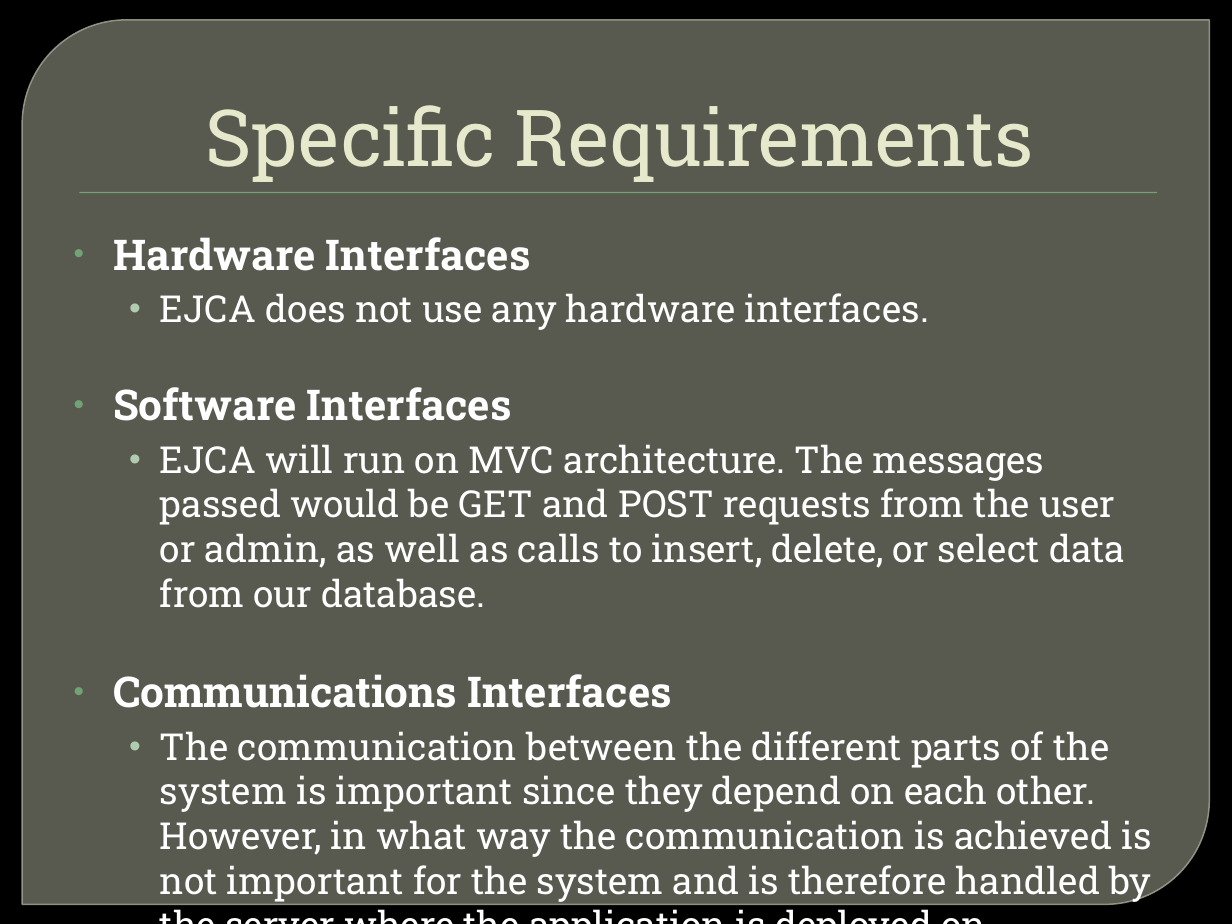
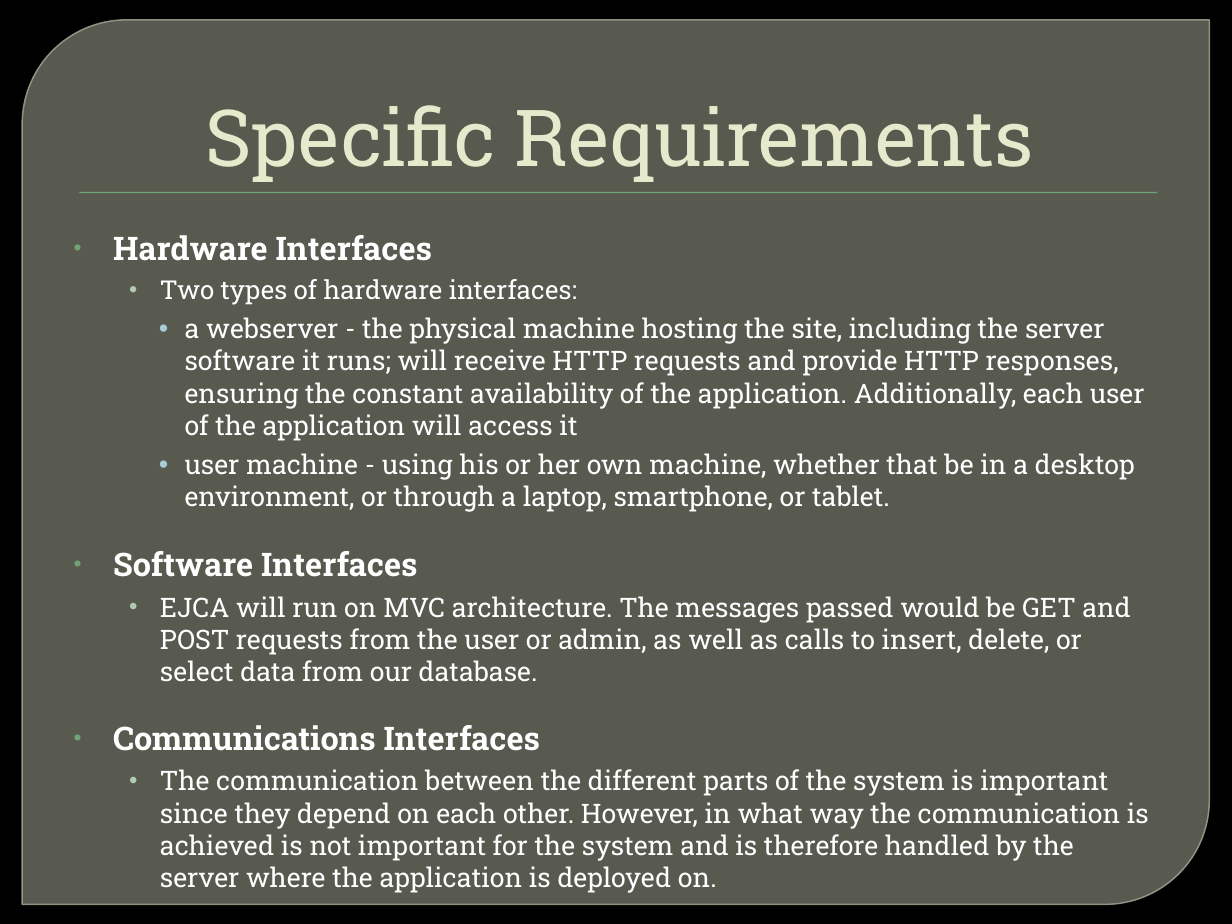
Before and after one commit to WesleyTrescott/MVC-Capstone, a slide deck: slide 12 of Requirements Specification/Requirement Specification Presentation.pptx. Drawn at 1232x924 pixels with LibreOffice and Linux fonts; fonts in the diff are those of the drawing; background and template pictures are left out. Boxes give left, top, right and bottom in pixels: in the first picture for what was removed or moved away, otherwise in the second. Text is boxed around its words. In the diff, an @@ line names an element or a change of style, - is before the commit and + after.

Commit message:
Requirement Specs
Updated on 2/17/2015

```diff
--- a/Requirements Specification/Requirement Specification Presentation.pptx
+++ b/Requirements Specification/Requirement Specification Presentation.pptx
@@ text at bbox=[113, 235, 1149, 893]: size 24.8 to 19 pt in "Hardware Interfaces", "Software Interfaces", "Communications Interfaces"; size 21.7 to 15.7 pt in "EJCA will run on MVC architecture. The ...", "The communication between the different parts of ..." @@
@@ text at bbox=[160, 279, 1145, 512]: text changed; size 21.7 to 15.7 pt @@
-  • EJCA does not use any hardware interfaces.
+  • Two types of hardware interfaces:
+    • a webserver - the physical machine hosting the site, including the server software it runs; will receive HTTP requests and provide HTTP responses, ensuring the constant availability of the application. Additionally, each user of the application will access it
+    • user machine - using his or her own machine, whether that be in a desktop environment, or through a laptop, smartphone, or tablet.
```
Also in this commit, not shown: 2 other slides changed, 1 slide added, 2 slides removed, 1 other file.
